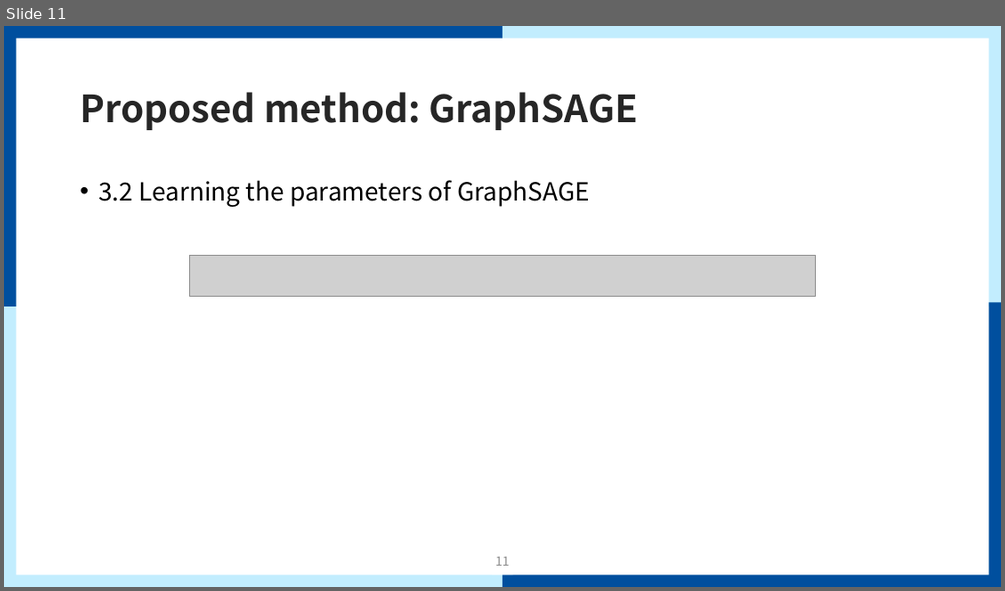
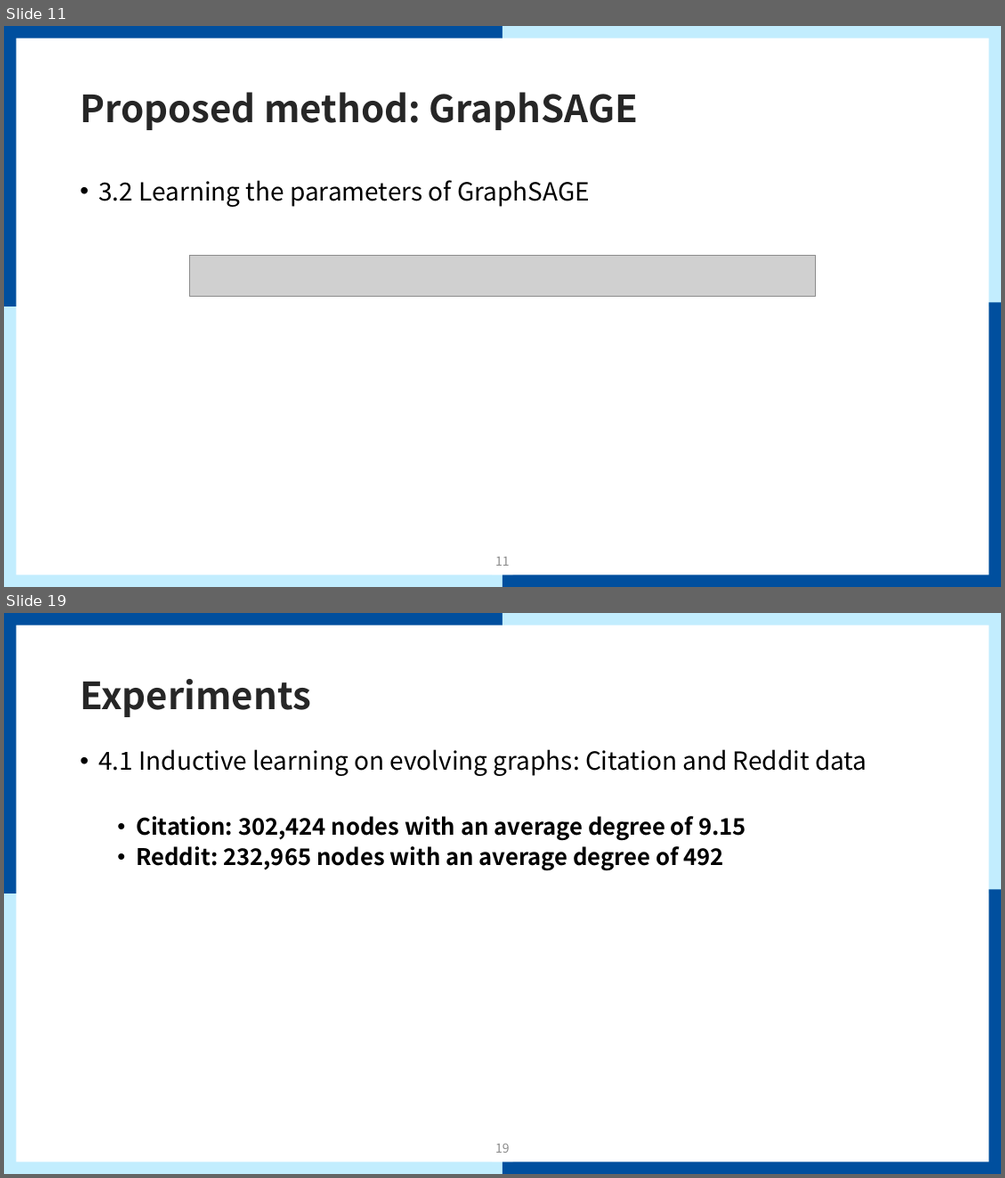
Before and after one commit to mmvv11/GraduateStudies, a slide deck: papers/review/GraphSAGE Review.pptx. Shown one above the other, each under a label of ours: slide 11 before the commit, slides 11 and 19 after it; the slides between them are not shown. The pictures are 1005x591 and 1005x1178 pixels, drawn with LibreOffice and Linux fonts; fonts in the diff are those of the drawing; grey boxes stand for pictures; background and template pictures are left out. Boxes give left, top, right and bottom in pixels: in the first picture for what was removed or moved away, otherwise in the second. Text is boxed around its words. In the diff, an @@ line names an element or a change of style, - is before the commit and + after.

Commit message:
GraphSAGE 리뷰 완성

```diff
--- a/papers/review/GraphSAGE Review.pptx
+++ b/papers/review/GraphSAGE Review.pptx
@@ slide 19 added at bbox=[4, 613, 1001, 1174], background #FFFFFF; not listed: 9 template elements that a slide beside it also shows @@
@@ title added at bbox=[80, 679, 311, 717], 36 pt, text #262626, bold @@
+Experiments
@@ text added at bbox=[98, 749, 866, 870], 22 pt, text #000000, bold @@
+• 4.1 Inductive learning on evolving graphs: Citation and Reddit data
+  • Citation: 302,424 nodes with an average degree of 9.15
+  • Reddit: 232,965 nodes with an average degree of 492
@@ page number added at bbox=[495, 1143, 510, 1152], 12 pt, text #8C8C8C @@
+19
```
Also in this commit, not shown: 2 slides changed, 12 other slides added.
